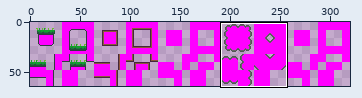
Two versions of one pixel-art file, assets/tilemap16.aseprite. Above, an overview of the earlier version with the close-up marked.
Close-up. The starting point:
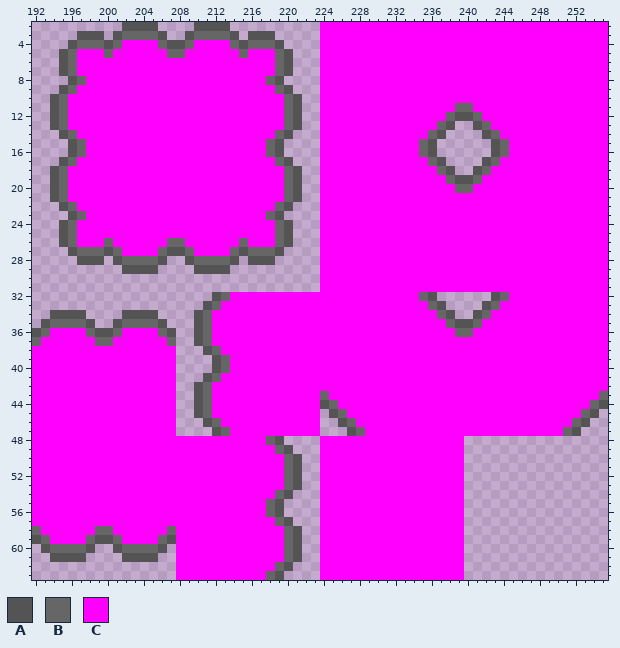
320x64 pixels, 1 frame. Shown: x 192..255, y 2..63.
Palette (. is transparent): A #545455  B #666666  C #ff00ff
Pixels before, first column x 192:
 2 ..........AAAA....AAAA..........CCCCCCCCCCCCCCCCCCCCCCCCCCCCCCCC
 3 .....AAA.ABBBBA..ABBBBA.AAA.....CCCCCCCCCCCCCCCCCCCCCCCCCCCCCCCC
 4 ....ABBBABCCCCBAABCCCCBABBBA....CCCCCCCCCCCCCCCCCCCCCCCCCCCCCCCC
 5 ...ABCCCBCCCCCCBBCCCCCCBCCCBA...CCCCCCCCCCCCCCCCCCCCCCCCCCCCCCCC
 6 ...ABCCCCCCCCCCCCCCCCCCCCCCBA...CCCCCCCCCCCCCCCCCCCCCCCCCCCCCCCC
 7 ...ABCCCCCCCCCCCCCCCCCCCCCCBA...CCCCCCCCCCCCCCCCCCCCCCCCCCCCCCCC
 8 ....ABCCCCCCCCCCCCCCCCCCCCBA....CCCCCCCCCCCCCCCCCCCCCCCCCCCCCCCC
 9 ...ABCCCCCCCCCCCCCCCCCCCCCCBA...CCCCCCCCCCCCCCCCCCCCCCCCCCCCCCCC
10 ..ABCCCCCCCCCCCCCCCCCCCCCCCCBA..CCCCCCCCCCCCCCCCCCCCCCCCCCCCCCCC
11 ..ABCCCCCCCCCCCCCCCCCCCCCCCCBA..CCCCCCCCCCCCCCCBBCCCCCCCCCCCCCCC
12 ..ABCCCCCCCCCCCCCCCCCCCCCCCCBA..CCCCCCCCCCCCCCBAABCCCCCCCCCCCCCC
13 ..ABCCCCCCCCCCCCCCCCCCCCCCCCBA..CCCCCCCCCCCCCBA..ABCCCCCCCCCCCCC
14 ...ABCCCCCCCCCCCCCCCCCCCCCCBA...CCCCCCCCCCCCBA....ABCCCCCCCCCCCC
15 ....ABCCCCCCCCCCCCCCCCCCCCBA....CCCCCCCCCCCBA......ABCCCCCCCCCCC
16 ....ABCCCCCCCCCCCCCCCCCCCCBA....CCCCCCCCCCCBA......ABCCCCCCCCCCC
17 ...ABCCCCCCCCCCCCCCCCCCCCCCBA...CCCCCCCCCCCCBA....ABCCCCCCCCCCCC
18 ..ABCCCCCCCCCCCCCCCCCCCCCCCCBA..CCCCCCCCCCCCCBA..ABCCCCCCCCCCCCC
19 ..ABCCCCCCCCCCCCCCCCCCCCCCCCBA..CCCCCCCCCCCCCCBAABCCCCCCCCCCCCCC
20 ..ABCCCCCCCCCCCCCCCCCCCCCCCCBA..CCCCCCCCCCCCCCCBBCCCCCCCCCCCCCCC
21 ..ABCCCCCCCCCCCCCCCCCCCCCCCCBA..CCCCCCCCCCCCCCCCCCCCCCCCCCCCCCCC
22 ...ABCCCCCCCCCCCCCCCCCCCCCCBA...CCCCCCCCCCCCCCCCCCCCCCCCCCCCCCCC
23 ....ABCCCCCCCCCCCCCCCCCCCCBA....CCCCCCCCCCCCCCCCCCCCCCCCCCCCCCCC
24 ...ABCCCCCCCCCCCCCCCCCCCCCCBA...CCCCCCCCCCCCCCCCCCCCCCCCCCCCCCCC
25 ...ABCCCCCCCCCCCCCCCCCCCCCCBA...CCCCCCCCCCCCCCCCCCCCCCCCCCCCCCCC
26 ...ABCCCBCCCCCCBBCCCCCCBCCCBA...CCCCCCCCCCCCCCCCCCCCCCCCCCCCCCCC
27 ....ABBBABCCCCBAABCCCCBABBBA....CCCCCCCCCCCCCCCCCCCCCCCCCCCCCCCC
28 .....AAA.ABBBBA..ABBBBA.AAA.....CCCCCCCCCCCCCCCCCCCCCCCCCCCCCCCC
29 ..........AAAA....AAAA..........CCCCCCCCCCCCCCCCCCCCCCCCCCCCCCCC
30 ................................CCCCCCCCCCCCCCCCCCCCCCCCCCCCCCCC
31 ................................CCCCCCCCCCCCCCCCCCCCCCCCCCCCCCCC
32 ....................ABCCCCCCCCCCCCCCCCCCCCCBA......ABCCCCCCCCCCC
33 ...................ABCCCCCCCCCCCCCCCCCCCCCCCBA....ABCCCCCCCCCCCC
34 ..AAAA....AAAA....ABCCCCCCCCCCCCCCCCCCCCCCCCCBA..ABCCCCCCCCCCCCC
35 .ABBBBA..ABBBBA...ABCCCCCCCCCCCCCCCCCCCCCCCCCCBAABCCCCCCCCCCCCCC
36 ABCCCCBAABCCCCBA..ABCCCCCCCCCCCCCCCCCCCCCCCCCCCBBCCCCCCCCCCCCCCC
37 BCCCCCCBBCCCCCCB..ABCCCCCCCCCCCCCCCCCCCCCCCCCCCCCCCCCCCCCCCCCCCC
38 CCCCCCCCCCCCCCCC...ABCCCCCCCCCCCCCCCCCCCCCCCCCCCCCCCCCCCCCCCCCCC
39 CCCCCCCCCCCCCCCC....ABCCCCCCCCCCCCCCCCCCCCCCCCCCCCCCCCCCCCCCCCCC
40 CCCCCCCCCCCCCCCC....ABCCCCCCCCCCCCCCCCCCCCCCCCCCCCCCCCCCCCCCCCCC
41 CCCCCCCCCCCCCCCC...ABCCCCCCCCCCCCCCCCCCCCCCCCCCCCCCCCCCCCCCCCCCC
42 CCCCCCCCCCCCCCCC..ABCCCCCCCCCCCCCCCCCCCCCCCCCCCCCCCCCCCCCCCCCCCC
43 CCCCCCCCCCCCCCCC..ABCCCCCCCCCCCCBCCCCCCCCCCCCCCCCCCCCCCCCCCCCCCB
44 CCCCCCCCCCCCCCCC..ABCCCCCCCCCCCCABCCCCCCCCCCCCCCCCCCCCCCCCCCCCBA
45 CCCCCCCCCCCCCCCC..ABCCCCCCCCCCCC.ABCCCCCCCCCCCCCCCCCCCCCCCCCCBA.
46 CCCCCCCCCCCCCCCC...ABCCCCCCCCCCC..ABCCCCCCCCCCCCCCCCCCCCCCCCBA..
47 CCCCCCCCCCCCCCCC....ABCCCCCCCCCC...ABCCCCCCCCCCCCCCCCCCCCCCBA...
48 CCCCCCCCCCCCCCCCCCCCCCCCCCBA....CCCCCCCCCCCCCCCC................
49 CCCCCCCCCCCCCCCCCCCCCCCCCCCBA...CCCCCCCCCCCCCCCC................
50 CCCCCCCCCCCCCCCCCCCCCCCCCCCCBA..CCCCCCCCCCCCCCCC................
51 CCCCCCCCCCCCCCCCCCCCCCCCCCCCBA..CCCCCCCCCCCCCCCC................
52 CCCCCCCCCCCCCCCCCCCCCCCCCCCCBA..CCCCCCCCCCCCCCCC................
53 CCCCCCCCCCCCCCCCCCCCCCCCCCCCBA..CCCCCCCCCCCCCCCC................
54 CCCCCCCCCCCCCCCCCCCCCCCCCCCBA...CCCCCCCCCCCCCCCC................
55 CCCCCCCCCCCCCCCCCCCCCCCCCCBA....CCCCCCCCCCCCCCCC................
56 CCCCCCCCCCCCCCCCCCCCCCCCCCBA....CCCCCCCCCCCCCCCC................
57 CCCCCCCCCCCCCCCCCCCCCCCCCCCBA...CCCCCCCCCCCCCCCC................
58 BCCCCCCBBCCCCCCBCCCCCCCCCCCCBA..CCCCCCCCCCCCCCCC................
59 ABCCCCBAABCCCCBACCCCCCCCCCCCBA..CCCCCCCCCCCCCCCC................
60 .ABBBBA..ABBBBA.CCCCCCCCCCCCBA..CCCCCCCCCCCCCCCC................
61 ..AAAA....AAAA..CCCCCCCCCCCCBA..CCCCCCCCCCCCCCCC................
62 ................CCCCCCCCCCCBA...CCCCCCCCCCCCCCCC................
63 ................CCCCCCCCCCBA....CCCCCCCCCCCCCCCC................
And afterwards:
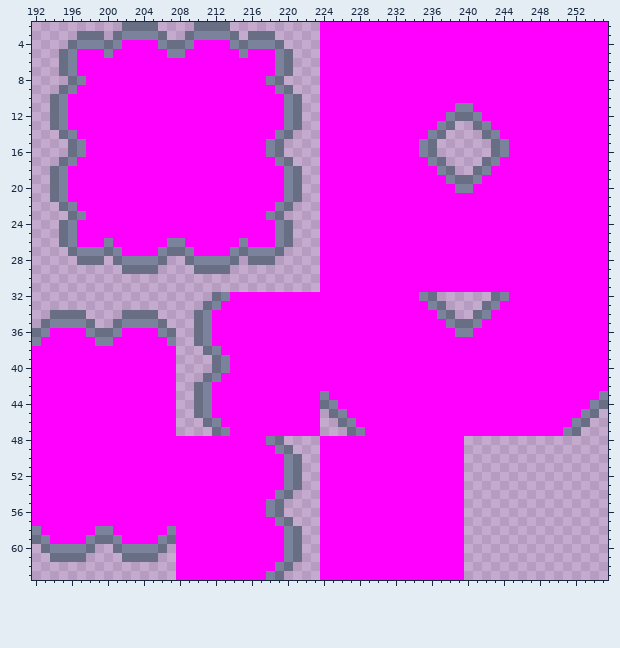
The edit:
colour A: #545455 -> #686f84
colour B: #666666 -> #7a829c
Pixel boxes of the changes (left, top, right, bottom) in both close-ups:
changed: (32, 22, 365, 580)
changed: (419, 103, 509, 193)
changed: (419, 292, 509, 337)
changed: (563, 391, 608, 436)
